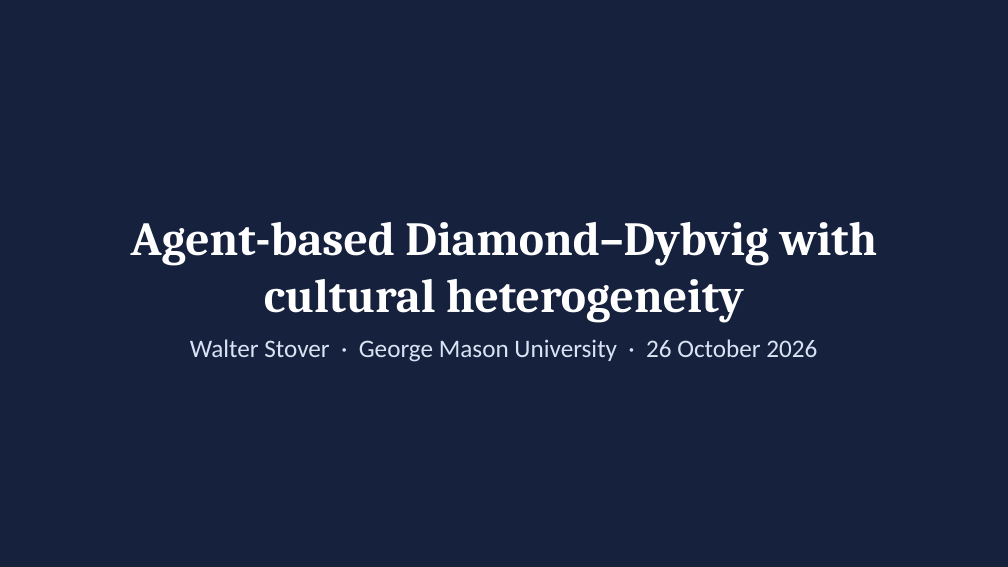
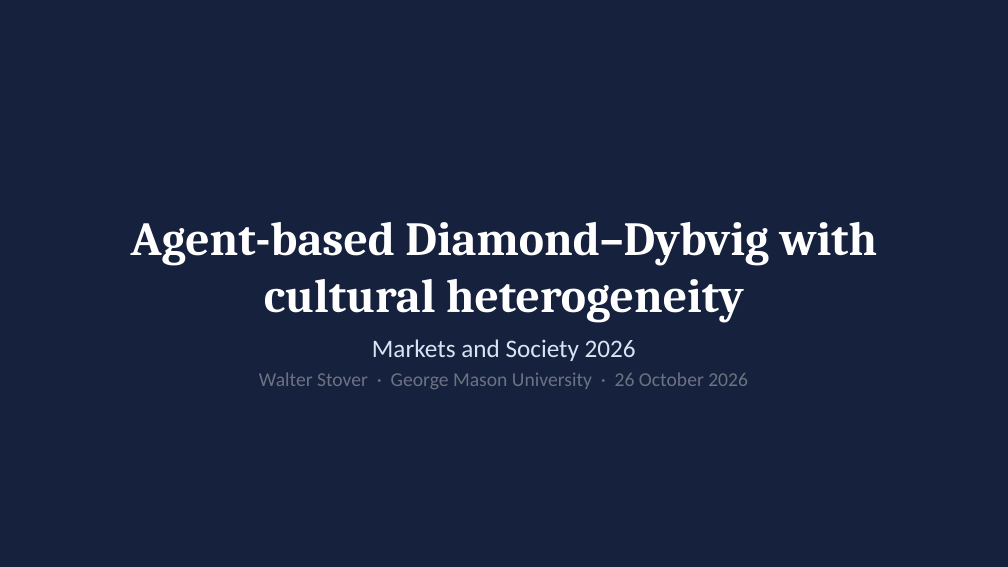
Before and after one commit to wlstover/BankRuns5, a slide deck: slide 1 of docs/deck_2026-10-26_seminar.pptx. Drawn at 1008x567 pixels with LibreOffice and Linux fonts; fonts in the diff are those of the drawing. Boxes give left, top, right and bottom in pixels: in the first picture for what was removed or moved away, otherwise in the second. Text is boxed around its words. In the diff, an @@ line names an element or a change of style, - is before the commit and + after.

```diff
--- a/docs/deck_2026-10-26_seminar.pptx
+++ b/docs/deck_2026-10-26_seminar.pptx
@@ text at (372,339,636,361): paragraph added @@
+Markets and Society 2026
@@ text at (259,372,748,389): size 18 to 14 pt, text colour #D9E3F3 to #6B7280 in "Walter Stover · George Mason University · ..." @@
```
Also in this commit, not shown: 2 other files.
